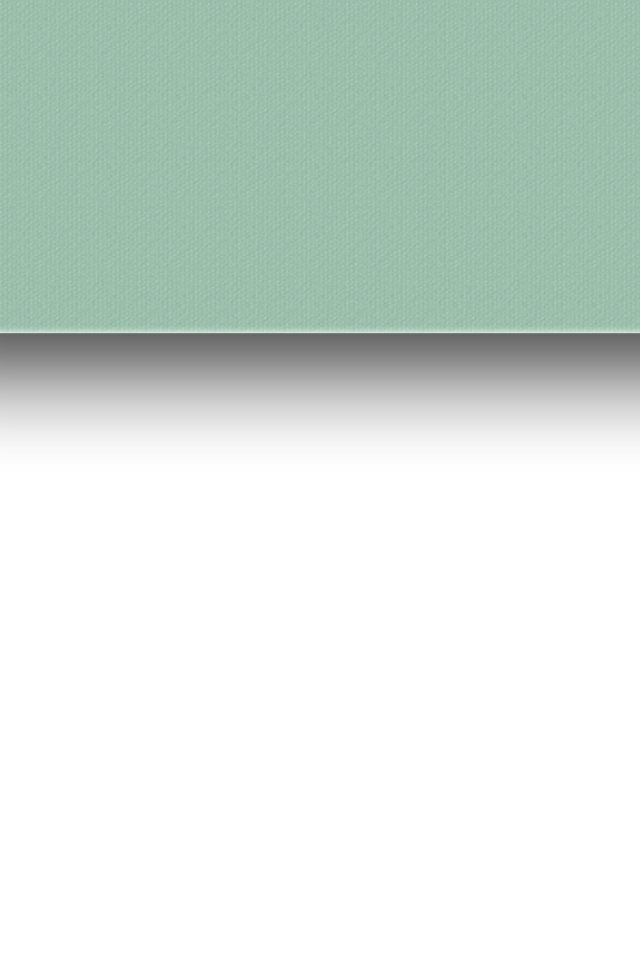
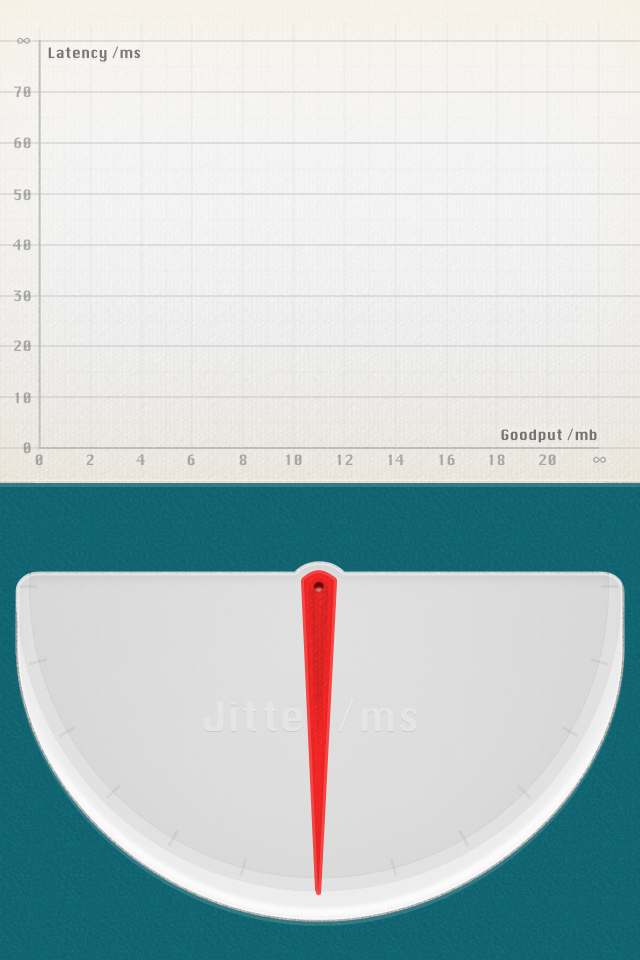
Layered file, before and after one edit (640 x 960). Changes by layer:
hid "Connect" over (0, 0, 640, 334)
showed "Background copy" over (0, 483, 640, 960)
showed group "Bandwidth" (81 layers) over (0, 0, 640, 488)
showed group "needle" (1st of 2) (2 layers) over (304, 573, 335, 893)
showed group "Jitter" (1st of 2) (19 layers) over (15, 287, 625, 922)
